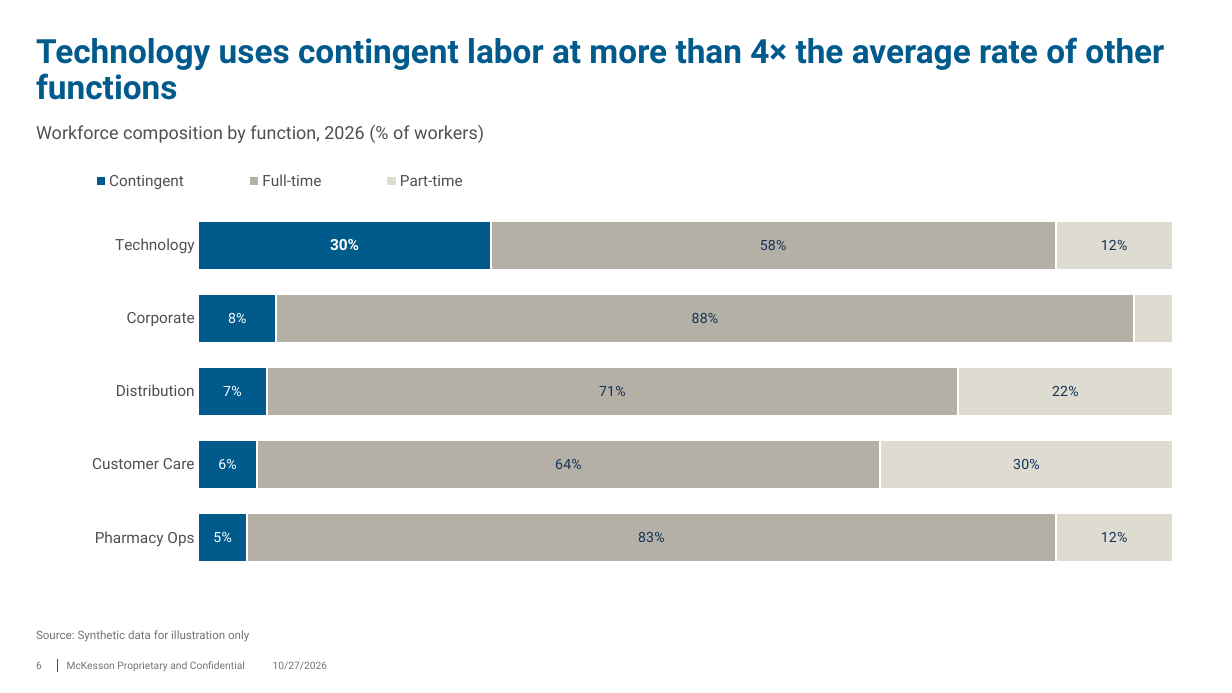
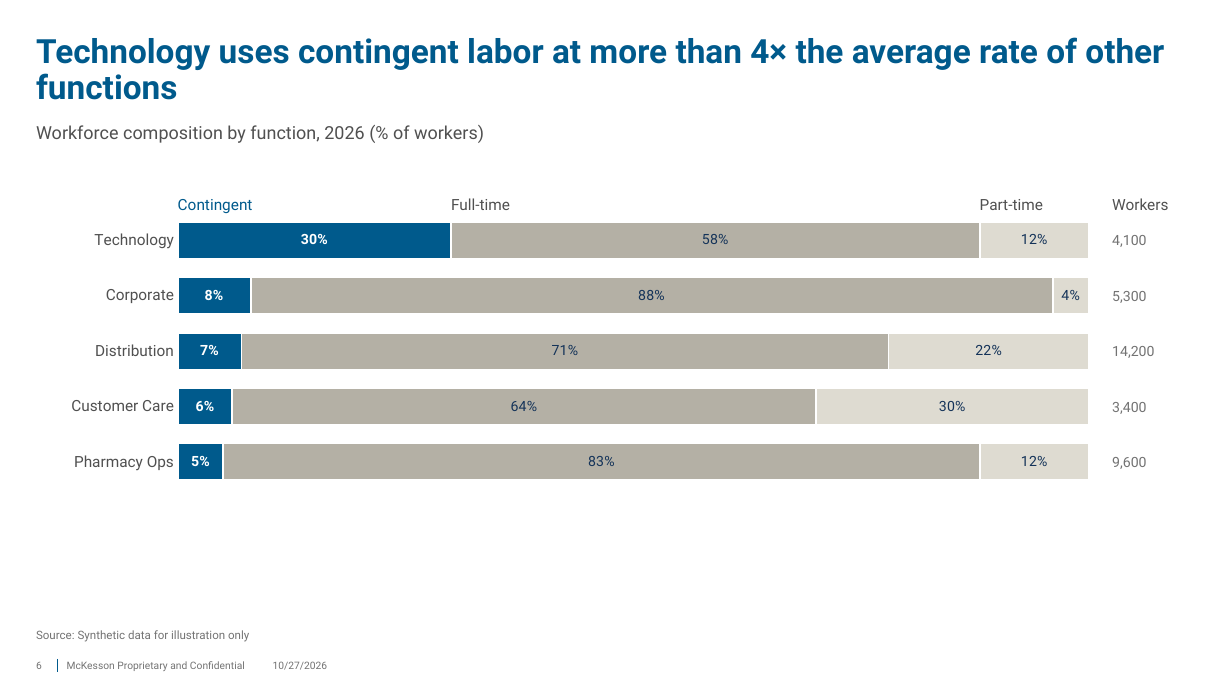
Before and after one commit to amccown-mck/Data-Viz-Guide, a slide deck: slide 6 of dist/office/McKesson-DataViz-Starter.pptx. Drawn at 1232x693 pixels with LibreOffice and Linux fonts; fonts in the diff are those of the drawing. Boxes give left, top, right and bottom in pixels: in the first picture for what was removed or moved away, otherwise in the second. Text is boxed around its words. In the diff, an @@ line names an element or a change of style, - is before the commit and + after.

```diff
--- a/dist/office/McKesson-DataViz-Starter.pptx
+++ b/dist/office/McKesson-DataViz-Starter.pptx
@@ bar stacked 100% chart at (36, 166, 1196, 592) @@
-categories: Pharmacy Ops, Customer Care, Distribution, Corporate, Technology
+categories: Technology, Corporate, Distribution, Customer Care, Pharmacy Ops
-Contingent: 5, 6, 7, 8, 30
+Series 1: 30, 8, 7, 6, 5
@@ data labels of Series 1 added @@
-Full-time: 83, 64, 71, 88, 58
+Series 2: 58, 88, 71, 64, 83
@@ data labels of Series 2 added @@
-Part-time: 12, 30, 22, 4, 12
+Series 3: 12, 4, 22, 30, 12
@@ data labels of Series 3 added @@
@@ legend changed @@
@@ category axis changed @@
@@ value axis changed @@
@@ plot area changed @@
@@ text added at (178, 199, 253, 213), 12 pt, text #005A8C @@
+Contingent
@@ text added at (451, 198, 510, 210), 12 pt, text #505050 @@
+Full-time
@@ text added at (980, 199, 1043, 210), 12 pt, text #505050 @@
+Part-time
@@ text added at (1112, 198, 1168, 210), 12 pt, text #505050 @@
+Workers
@@ text added at (1112, 235, 1147, 247), 11 pt, text #737373 @@
+4,100
@@ text added at (1112, 291, 1147, 303), 11 pt, text #737373 @@
+5,300
@@ text added at (1112, 346, 1154, 358), 11 pt, text #737373 @@
+14,200
@@ text added at (1112, 402, 1147, 414), 11 pt, text #737373 @@
+3,400
@@ text added at (1112, 457, 1147, 469), 11 pt, text #737373 @@
+9,600
```
Also in this commit, not shown: 2 other slides changed, 17 other files.
